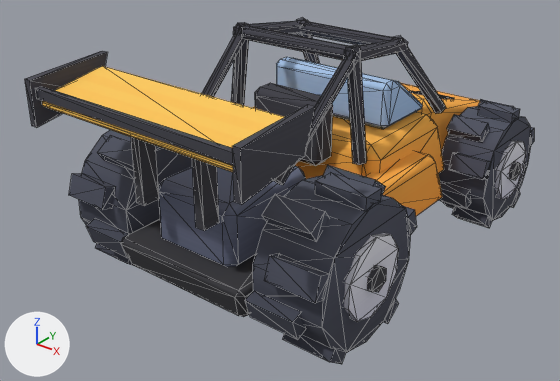
What one commit did to the glTF model public/assets/concepts/concept-buggy.glb.
Both versions are drawn from a camera (50 mm lens) standing at (0.733, -1.045, 0.714) and looking at (-0.036, -0.083, 0.118). Every picture has the same lights, and +X, +Y and +Z are marked at lower left. The first picture is the older version. Mesh edges are drawn as thin lines. Where no turn or scale is listed for an object, it has been applied to the vertices. Vertices at exactly the same position are counted once.

Names of what the first picture shows: 'concept-buggy', 'wheel-bl', 'wheel-br', 'wheel-fr'.
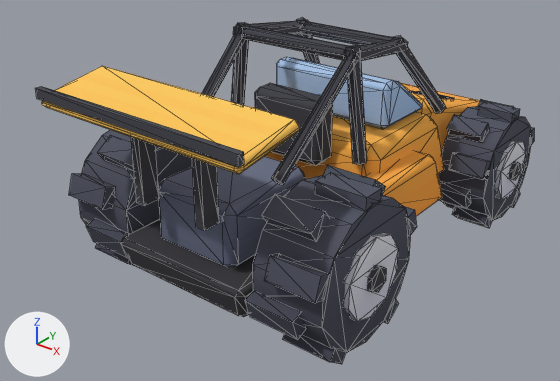
Diff of the bpy script that builds the scene:
```diff
--- a/public/assets/concepts/concept-buggy.glb.py
+++ b/public/assets/concepts/concept-buggy.glb.py
@@ me_body @@
 # used by ob_concept_buggy; location = (0.0, 0.0, 0.0)
-me_body.from_pydata(...)  # 500 vertices, 864 faces; spans x -0.201..0.201, y -0.45..0.446, z 0.06..0.403
+me_body.from_pydata(...)  # 484 vertices, 840 faces; spans x -0.194..0.194, y -0.442..0.446, z 0.06..0.403
+# me_body part 1: the loose piece of 8 vertices spanning x 0.189..0.201, y -0.45..-0.31, z 0.31..0.39 is deleted
+# me_body part 2: the loose piece of 8 vertices spanning x -0.201..-0.189, y -0.45..-0.31, z 0.31..0.39 is deleted
 me_body.materials.append(mat_colormap)
```

What differs and where, as boxes [x1, y1, x2, y2] in the pictures (560 x 381 px):
'concept-buggy', reshaped
    before: [25, 17, 480, 317]
    after: [36, 17, 480, 317]
part 1 of me_body, deleted
    before: [232, 104, 315, 204]
part 2 of me_body, deleted
    before: [25, 51, 107, 128]
